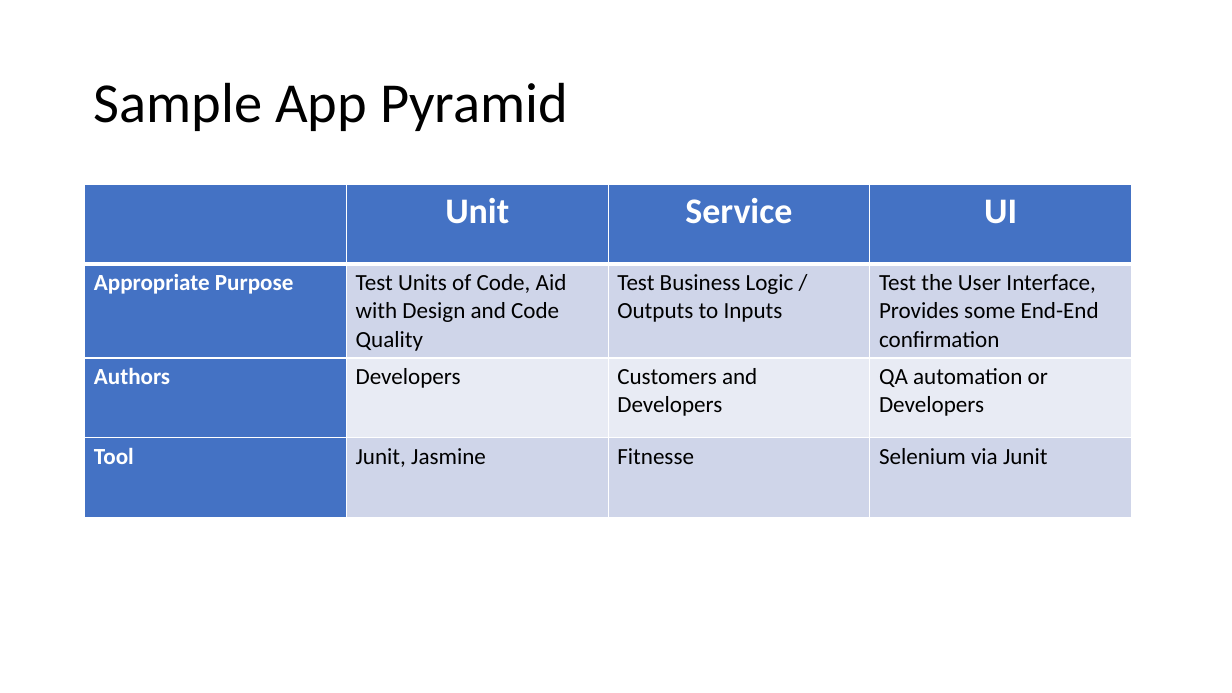
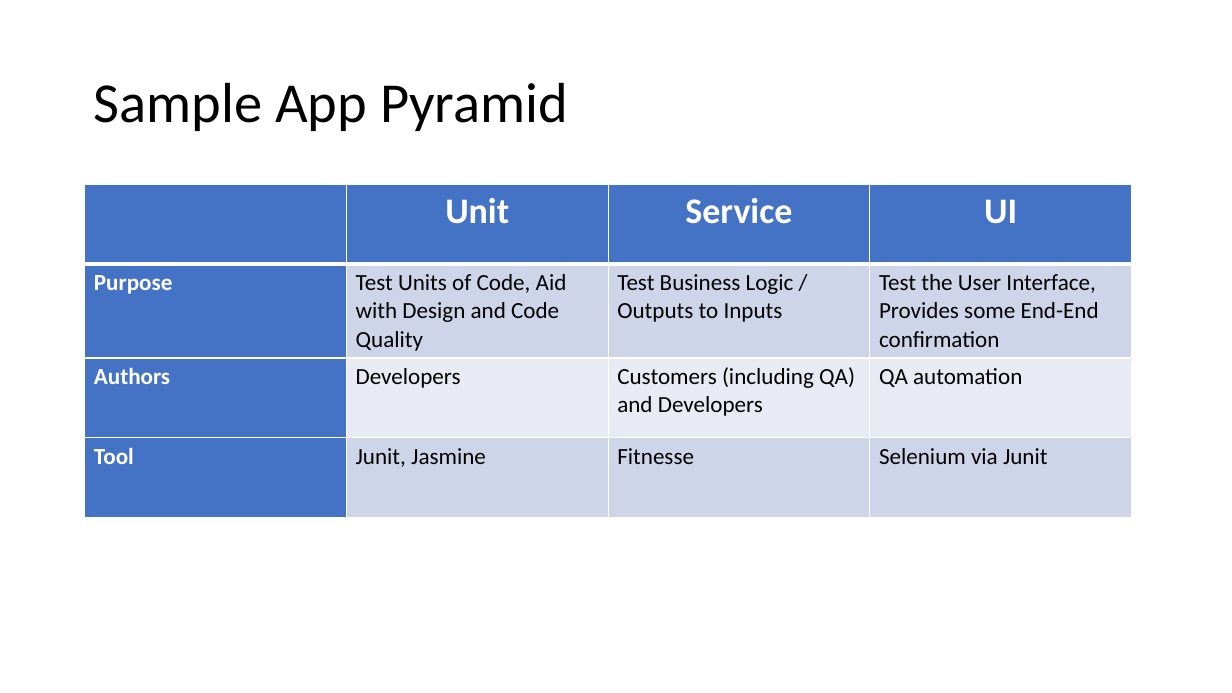
Before and after one commit to weaverj/testpyramidexample, a slide deck: slide 6 of Test Pyramid Presentation.pptx. Drawn at 1232x693 pixels with LibreOffice and Linux fonts; fonts in the diff are those of the drawing; background and template pictures are left out. Boxes give left, top, right and bottom in pixels: in the first picture for what was removed or moved away, otherwise in the second. Text is boxed around its words. In the diff, an @@ line names an element or a change of style, - is before the commit and + after.

```diff
--- a/Test Pyramid Presentation.pptx
+++ b/Test Pyramid Presentation.pptx
@@ table at (85, 185, 1131, 517) @@
-row 2, column 1: Appropriate Purpose
+row 2, column 1: Purpose
-row 3, column 3: Customers and Developers
+row 3, column 3: Customers (including QA) and Developers
-row 3, column 4: QA automation or Developers
+row 3, column 4: QA automation
```
Also in this commit, not shown: 5 other slides changed, 1 slide added.
